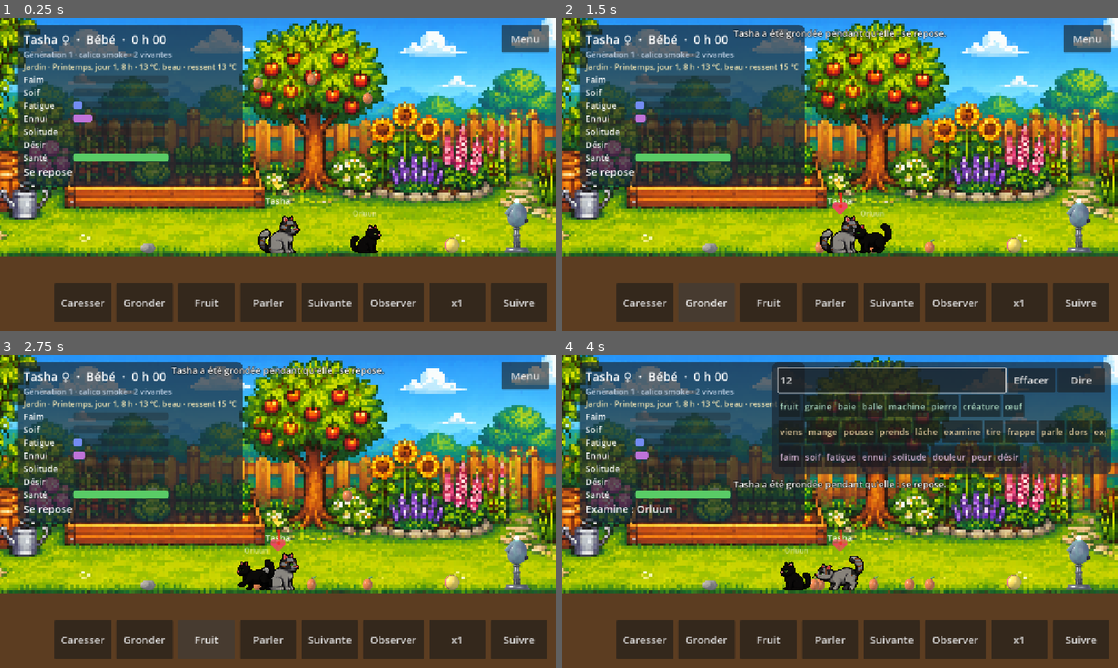
Above: before the commit, frames 1-4 (two rows, left to right).
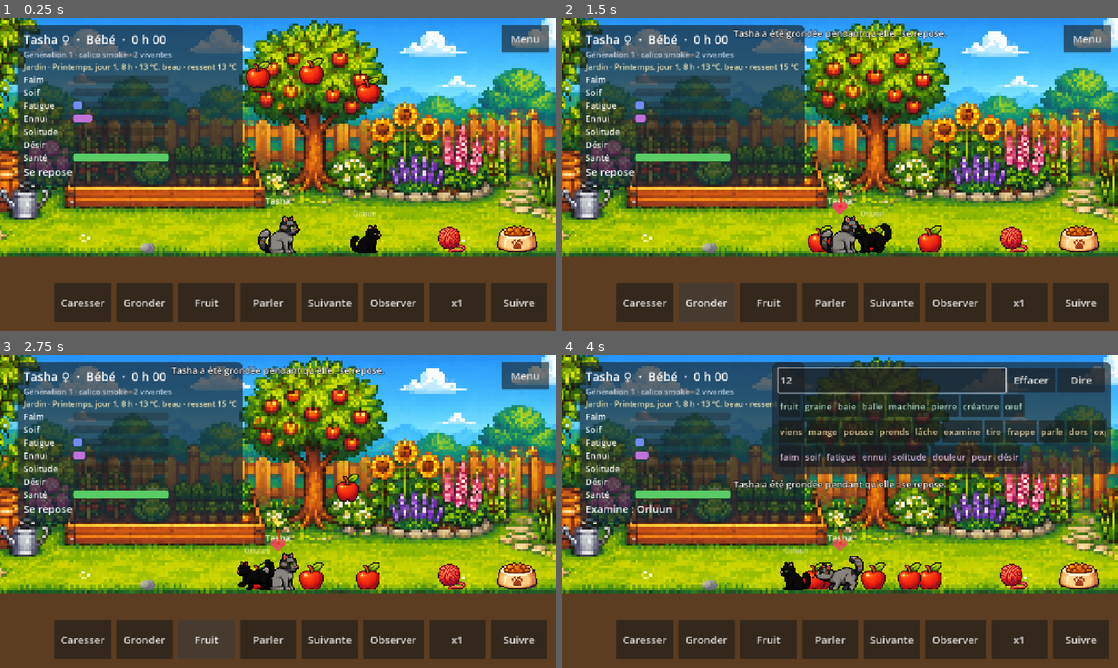
Above: after the commit, the same moments.

Repository: Ankool29/crealife
Game: Godot game, scene res://scenes/main.tscn
Two runs of this game, one before a commit and one after it. Both use one fixed random seed, a clock stepped at 60 frames per second and the inputs below.
Inputs (mouse positions are in pixels of both pictures, inside the frame that each line leads up to):
- Up to frame 1 (0.25 s): no input
- Up to frame 2 (1.5 s): click "Caresser" at 0.5 s; click "Gronder" at 1.25 s
- Up to frame 3 (2.75 s): click "Fruit" at 2 s
- Up to frame 4 (4 s): click "Parler" at 2.75 s; click (890, 380) at 3.52 s; type "12" at 3.6 s

The runs differ from the first frame. In frame 1, 1.9% of the frame differs, in the area x 44-97%, y 12-76%; in frame 2, 1.6%; in frame 3, 2.0%; in frame 4, 2.1%, in the area x 43-97%, y 57-76%.

Commit message:
Objets en pixel art : gamelle (pleine/vide), pelote, trampoline, boîte à musique, pomme, graine ; sprites de l'écosystème prêts
Co-Authored-By: Claude Opus 5.5 <noreply@anthropic.com>
Claude-Session: https://claude.ai/code/session_01MAppfGnRnr8qw2kENJWVLu

Diff:
--- a/assets/objects/objects.json
+++ b/assets/objects/objects.json
@@ -1,90 +1,214 @@
 {
-	"fruit": {
-		"size": 128,
-		"anchor": [
-			64,
-			115.2
-		],
-		"scale": 0.5
-	},
-	"graine": {
-		"size": 96,
-		"anchor": [
-			48,
-			86.4
-		],
-		"scale": 0.5
-	},
-	"baie": {
-		"size": 96,
-		"anchor": [
-			48,
-			86.4
-		],
-		"scale": 0.5
-	},
-	"balle": {
-		"size": 128,
-		"anchor": [
-			64,
-			115.2
-		],
-		"scale": 0.5
-	},
-	"pierre": {
-		"size": 128,
-		"anchor": [
-			64,
-			115.2
-		],
-		"scale": 0.5
-	},
-	"oeuf": {
-		"size": 128,
-		"anchor": [
-			64,
-			115.2
-		],
-		"scale": 0.5
-	},
-	"distributeur_on": {
-		"size": 320,
-		"anchor": [
-			160,
-			288.0
-		],
-		"scale": 0.5
-	},
-	"distributeur_off": {
-		"size": 320,
-		"anchor": [
-			160,
-			288.0
-		],
-		"scale": 0.5
-	},
-	"ecran": {
-		"size": 480,
-		"anchor": [
-			240,
-			432.0
-		],
-		"scale": 0.5
-	},
-	"trampoline": {
-		"size": 360,
-		"anchor": [
-			180,
-			324.0
-		],
-		"scale": 0.5
-	},
-	"boite_musique": {
-		"size": 240,
-		"anchor": [
-			120,
-			216.0
-		],
-		"scale": 0.5
-	}
+ "fruit": {
+  "size": [
+   23,
+   26
+  ],
+  "anchor": [
+   11.5,
+   26
+  ],
+  "scale": 2.4,
+  "pixel": true
+ },
+ "graine": {
+  "size": [
+   18,
+   17
+  ],
+  "anchor": [
+   9.0,
+   17
+  ],
+  "scale": 2.0,
+  "pixel": true
+ },
+ "baie": {
+  "size": 96,
+  "anchor": [
+   48,
+   86.4
+  ],
+  "scale": 0.5
+ },
+ "balle": {
+  "size": [
+   32,
+   30
+  ],
+  "anchor": [
+   16.0,
+   30
+  ],
+  "scale": 2.0,
+  "pixel": true
+ },
+ "pierre": {
+  "size": 128,
+  "anchor": [
+   64,
+   115.2
+  ],
+  "scale": 0.5
+ },
+ "oeuf": {
+  "size": 128,
+  "anchor": [
+   64,
+   115.2
+  ],
+  "scale": 0.5
+ },
+ "distributeur_on": {
+  "size": [
+   31,
+   21
+  ],
+  "anchor": [
+   15.5,
+   21
+  ],
+  "scale": 3.0,
+  "pixel": true
+ },
+ "distributeur_off": {
+  "size": [
+   31,
+   21
+  ],
+  "anchor": [
+   15.5,
+   21
+  ],
+  "scale": 3.0,
+  "pixel": true
+ },
+ "ecran": {
+  "size": 480,
+  "anchor": [
+   240,
+   432.0
+  ],
+  "scale": 0.5
+ },
+ "trampoline": {
+  "size": [
+   47,
+   31
+  ],
+  "anchor": [
+   23.5,
+   31
+  ],
+  "scale": 3.0,
+  "pixel": true
+ },
+ "boite_musique": {
+  "size": [
+   40,
+   39
+  ],
+  "anchor": [
+   20.0,
+   39
+  ],
+  "scale": 3.0,
+  "pixel": true
+ },
+ "eau": {
+  "size": [
+   32,
+   21
+  ],
+  "anchor": [
+   16.0,
+   21
+  ],
+  "scale": 3.0,
+  "pixel": true
+ },
+ "panier": {
+  "size": [
+   59,
+   40
+  ],
+  "anchor": [
+   29.5,
+   40
+  ],
+  "scale": 3.0,
+  "pixel": true
+ },
+ "carotte": {
+  "size": [
+   26,
+   29
+  ],
+  "anchor": [
+   13.0,
+   29
+  ],
+  "scale": 3.0,
+  "pixel": true
+ },
+ "pousse": {
+  "size": [
+   25,
+   20
+  ],
+  "anchor": [
+   12.5,
+   20
+  ],
+  "scale": 3.0,
+  "pixel": true
+ },
+ "plante": {
+  "size": [
+   27,
+   32
+  ],
+  "anchor": [
+   13.5,
+   32
+  ],
+  "scale": 3.0,
+  "pixel": true
+ },
+ "papillon": {
+  "size": [
+   31,
+   22
+  ],
+  "anchor": [
+   15.5,
+   22
+  ],
+  "scale": 3.0,
+  "pixel": true
+ },
+ "oiseau": {
+  "size": [
+   31,
+   24
+  ],
+  "anchor": [
+   15.5,
+   24
+  ],
+  "scale": 3.0,
+  "pixel": true
+ },
+ "souris": {
+  "size": [
+   43,
+   21
+  ],
+  "anchor": [
+   21.5,
+   21
+  ],
+  "scale": 3.0,
+  "pixel": true
+ }
 }
--- a/src/view/sprite_library.gd
+++ b/src/view/sprite_library.gd
@@ -36,6 +36,7 @@
 			"texture": load(OBJECTS_DIR + name + ".png"),
 			"anchor": Vector2(o[name].anchor[0], o[name].anchor[1]),
 			"scale": float(o[name].scale),
+			"pixel": o[name].get("pixel", false),
 		}
 
 
@@ -70,3 +71,4 @@
 	sprite.centered = false
 	sprite.scale = Vector2.ONE * info.scale
 	sprite.offset = -info.anchor
+	sprite.texture_filter = CanvasItem.TEXTURE_FILTER_NEAREST if info.pixel else CanvasItem.TEXTURE_FILTER_PARENT_NODE
Binary file added: art/pixel/sources/objets.png
Not shown, added: art/pixel/sources/objets.png.import
Binary file changed: assets/objects/balle.png
Binary file changed: assets/objects/boite_musique.png
Binary file added: assets/objects/carotte.png
Not shown, added: assets/objects/carotte.png.import
Binary file changed: assets/objects/distributeur_off.png
Binary file changed: assets/objects/distributeur_on.png
Binary file added: assets/objects/eau.png
Not shown, added: assets/objects/eau.png.import
Binary file changed: assets/objects/fruit.png
Binary file changed: assets/objects/graine.png
(and 13 more such lines)
